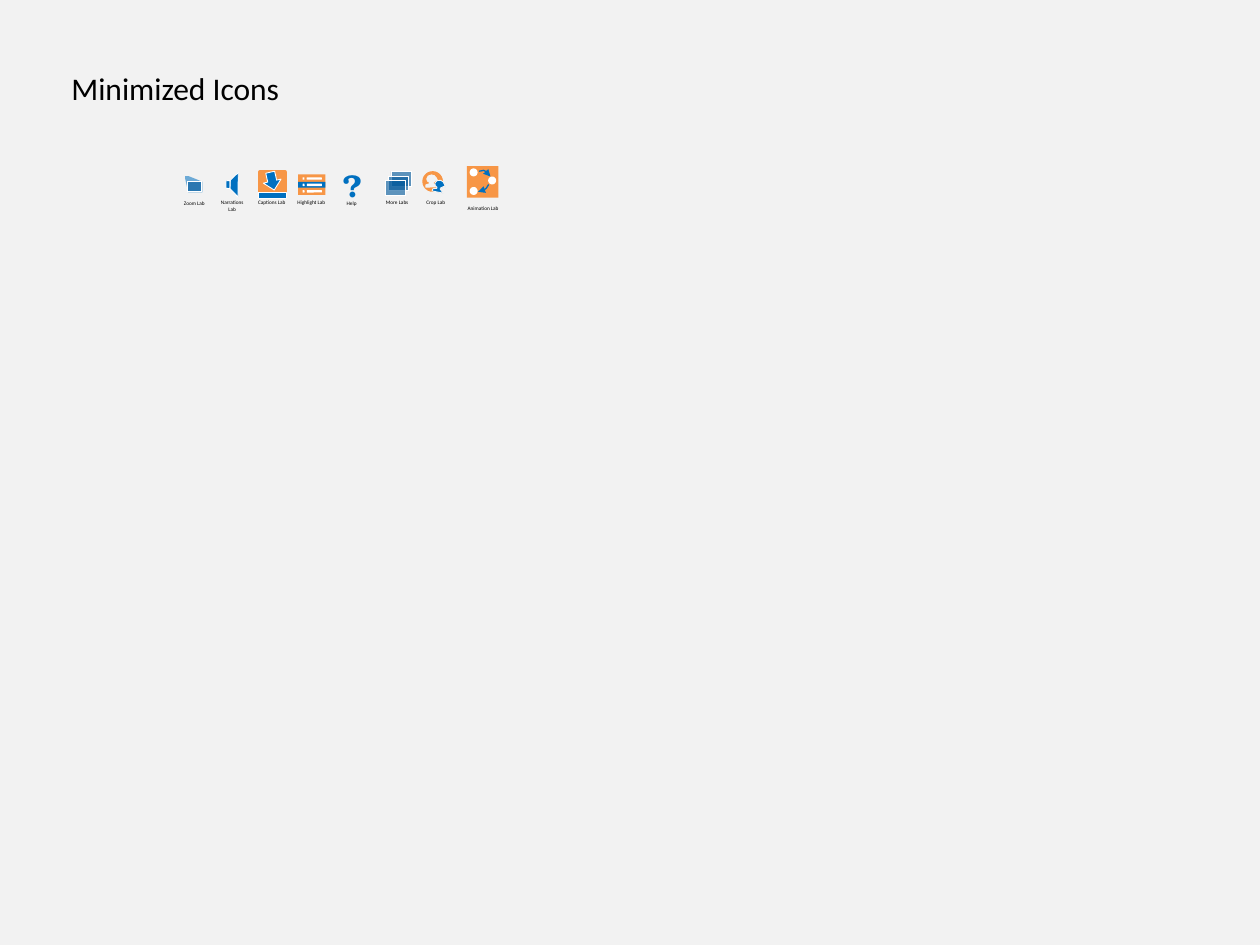
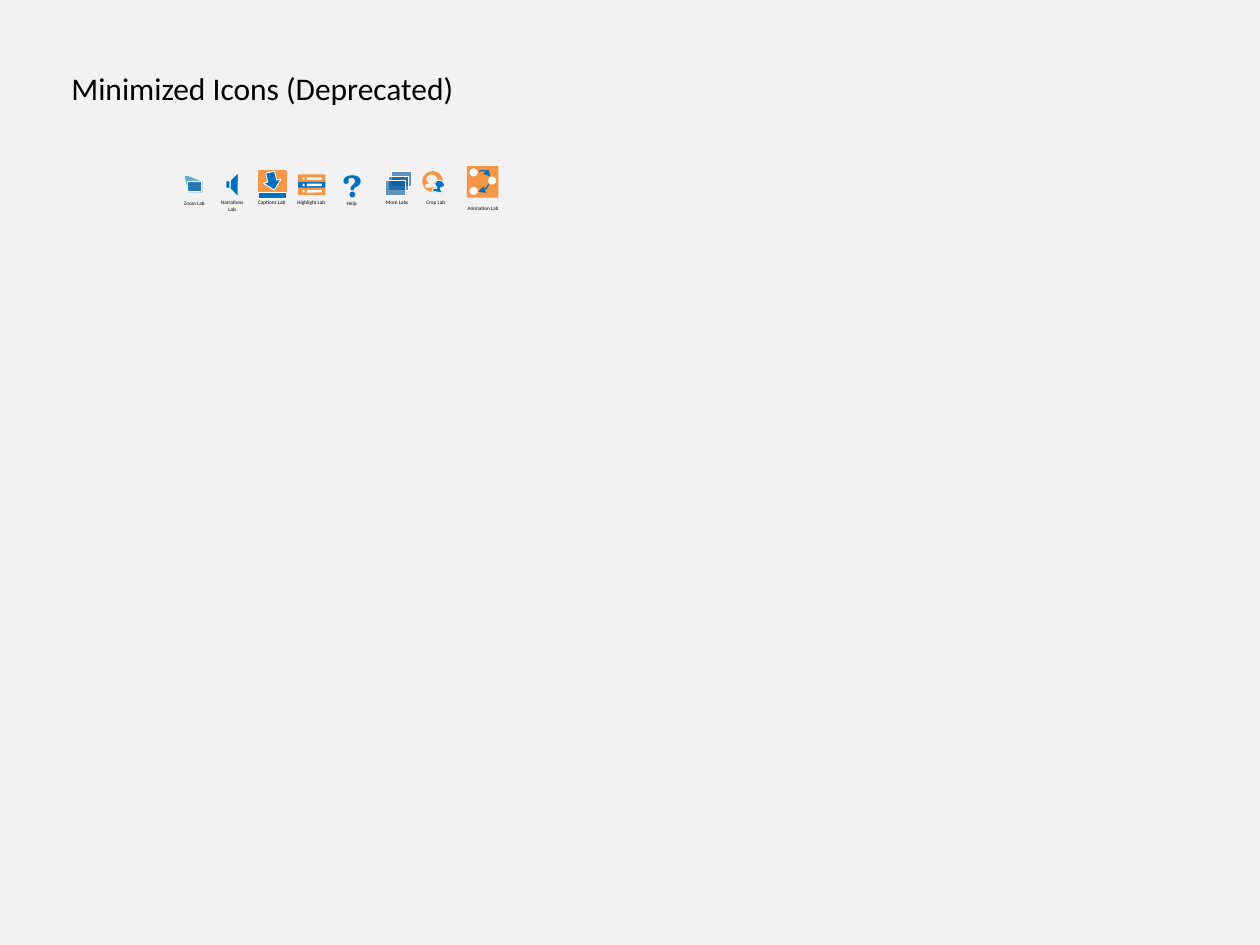
Before and after one commit to PowerPointLabs/PowerPointLabs, a slide deck: slide 1 of doc/Icons.pptx (slide 2 before the commit). Drawn at 1260x945 pixels with LibreOffice and Linux fonts; fonts in the diff are those of the drawing. Boxes give left, top, right and bottom in pixels: in the first picture for what was removed or moved away, otherwise in the second. Text is boxed around its words. In the diff, an @@ line names an element or a change of style, - is before the commit and + after.

```diff
--- a/doc/Icons.pptx
+++ b/doc/Icons.pptx
@@ text at (x1=71, y1=77, x2=453, y2=105): text changed @@
-Minimized Icons
+Minimized Icons (Deprecated)
```
Also in this commit, not shown: 2 other slides changed, 1 slide removed, 46 other files.
